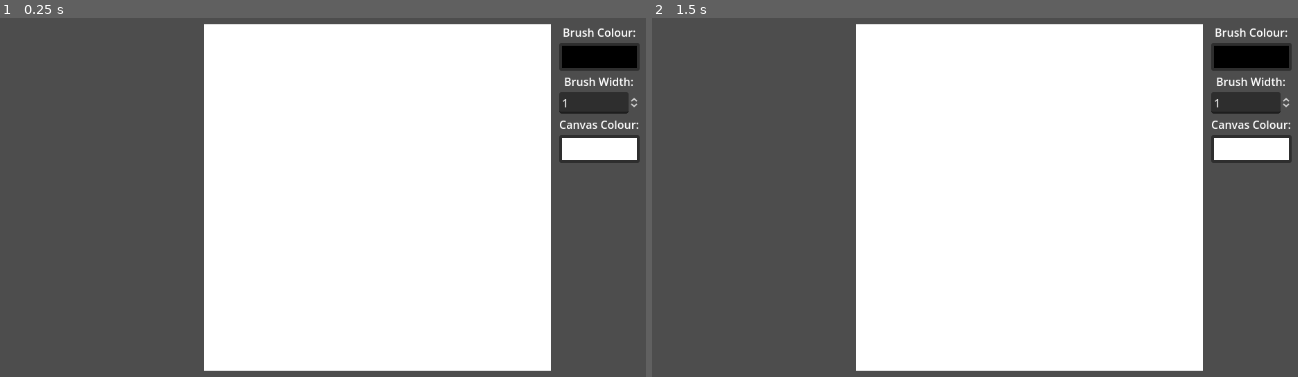
Above: before the commit, frames 1-2 (left to right).
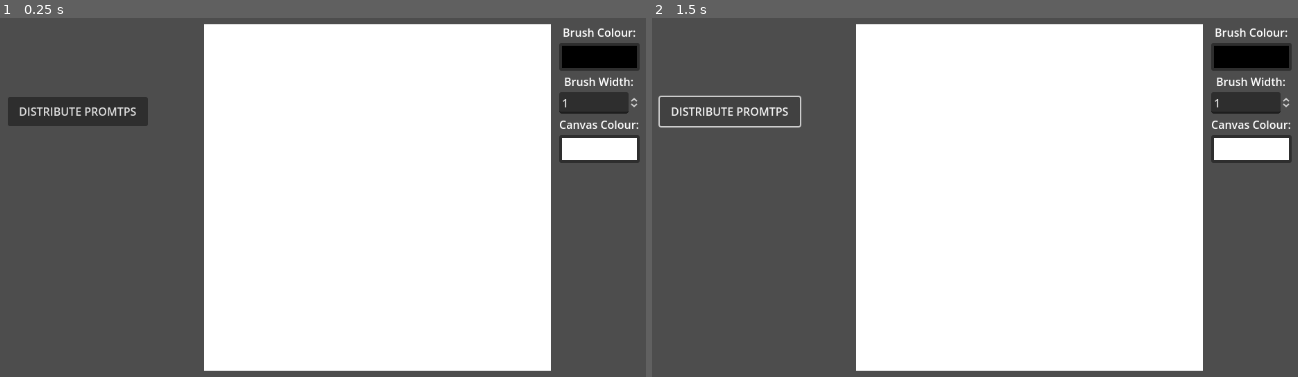
Above: after the commit, the same moments.

Repository: Klawneb/QuizzinMk3
Game: Godot game, scene res://Scenes/QuestionView/QuestionDrawing/QuestionDrawing.tscn
Two runs of this game, one before a commit and one after it. Both use one fixed random seed, a clock stepped at 60 frames per second and the inputs below. This scene is started directly instead of the project's main scene.
Inputs (mouse positions are in pixels of both pictures, inside the frame that each line leads up to):
- Up to frame 1 (0.25 s): no input
- Up to frame 2 (1.5 s): click (729, 111) at 0.5 s, where only the run after the commit has a clickable "DISTRIBUTE PROMTPS"; click (729, 111) at 1.25 s, where only the run after the commit has a clickable "DISTRIBUTE PROMTPS"

The runs differ from the first frame. In frame 1, 1.7% of the frame differs, in the area x 1-23%, y 22-31%; in frame 2, 0.5%.
Error after the commit: Invalid access to property or key 'prompts' on a base object of type 'Nil'. (res://Scenes/QuestionView/QuestionDrawing/QuestionDrawing.gd:71)

Commit message:
add basic prompt distribution

Diff:
--- a/Assets/Resources/Questions/Question5.tres
+++ b/Assets/Resources/Questions/Question5.tres
@@ -9,4 +9,4 @@
 main_text = "This is a drawing Question"
 answers = Array[String]([])
 question_type = 3
-answer_type = 0
+answer_type = 1
--- a/Scenes/QuestionView/QuestionDrawing/QuestionDrawing.gd
+++ b/Scenes/QuestionView/QuestionDrawing/QuestionDrawing.gd
@@ -1,6 +1,8 @@
 extends QuestionBase
 
 @onready var center: Control = $Center
+@onready var prompt_label: Label = $Center/PromptLabel
+@onready var distribute_prompts_button: Button = $DistributePromptsButton
 
 var lines: Array = []
 var left_mouse_pressed: bool = false
@@ -8,6 +10,12 @@
 var brush_color: Color = Color.BLACK
 var brush_width: int = 1
 var canvas_color: Color = Color.WHITE
+
+func _ready() -> void:
+	QuestionManager.prompt_received.connect(on_prompt_received)
+
+	if is_multiplayer_authority():
+		distribute_prompts_button.visible = true
 
 func _input(event: InputEvent) -> void:
 	var mouse_event = event as InputEventMouse
@@ -54,3 +62,10 @@
 
 func _on_brush_width_value_changed(value: float) -> void:
 	brush_width = value
+
+func on_prompt_received(prompt: String):
+	prompt_label.text = prompt
+
+
+func _on_distribute_prompts_button_pressed() -> void:
+	QuestionManager.distribute_prompts(question.prompts)
--- a/Scenes/QuestionView/QuestionDrawing/QuestionDrawing.tscn
+++ b/Scenes/QuestionView/QuestionDrawing/QuestionDrawing.tscn
@@ -66,7 +66,31 @@
 layout_mode = 2
 color = Color(1, 1, 1, 1)
 
+[node name="PromptLabel" type="Label" parent="Center"]
+layout_mode = 1
+anchors_preset = 8
+anchor_left = 0.5
+anchor_top = 0.5
+anchor_right = 0.5
+anchor_bottom = 0.5
+offset_left = -20.0
+offset_top = -272.5
+offset_right = 20.0
+offset_bottom = -249.5
+grow_horizontal = 2
+grow_vertical = 2
+
+[node name="DistributePromptsButton" type="Button" parent="."]
+visible = false
+layout_mode = 0
+offset_left = 43.0
+offset_top = 179.0
+offset_right = 245.0
+offset_bottom = 221.0
+text = "DISTRIBUTE PROMTPS"
+
 [connection signal="minimum_size_changed" from="." to="." method="_on_minimum_size_changed"]
 [connection signal="color_changed" from="Center/VBoxContainer/BrushColor" to="." method="_on_brush_color_color_changed"]
 [connection signal="value_changed" from="Center/VBoxContainer/BrushWidth" to="." method="_on_brush_width_value_changed"]
 [connection signal="color_changed" from="Center/VBoxContainer/CanvasColor" to="." method="_on_canvas_color_color_changed"]
+[connection signal="pressed" from="DistributePromptsButton" to="." method="_on_distribute_prompts_button_pressed"]
--- a/Scripts/Autoload/QuestionManager.gd
+++ b/Scripts/Autoload/QuestionManager.gd
@@ -7,6 +7,7 @@
 signal current_question_updated
 signal audio_played
 signal audio_stopped
+signal prompt_received
 
 var current_question
 
@@ -39,3 +40,15 @@
 @rpc("authority", "call_local", "reliable")
 func emit_audio_stopped():
 	audio_stopped.emit()
+
+@rpc("authority", "call_local", "reliable")
+func emit_prompt(prompt: String):
+	prompt_received.emit(prompt)
+
+@rpc("authority", "call_local", "reliable")
+func distribute_prompts(prompts: Array[String]):
+	var p = prompts.duplicate()
+	for multiplayer_id in multiplayer.get_peers():
+		var selected_prompt = p.pick_random()
+		p.erase(selected_prompt)
+		emit_prompt.rpc_id(multiplayer_id, selected_prompt)
